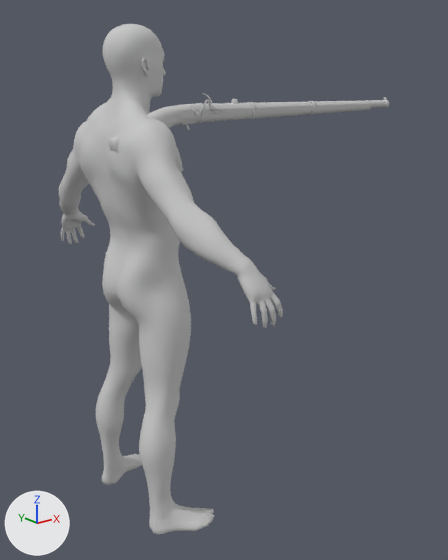
The FBX model Character/Animation/ZWM/Shoot/Gun/Anim_Gun_Fire.FBX: old version first, new version second.
Camera for both pictures: a camera (50 mm lens) standing at (-1.14, -1.88, 1.61) and looking at (0.41, 0.06, 0.84). Arrows for +X, +Y and +Z are at lower left; the lights stay in place. Where no turn or scale is listed for an object, it has been applied to the vertices.

The first picture shows 'Gun', 'Male_Body', 'Male_Foot', 'Male_Hand', 'Male_Head', 'Male_Leg'.
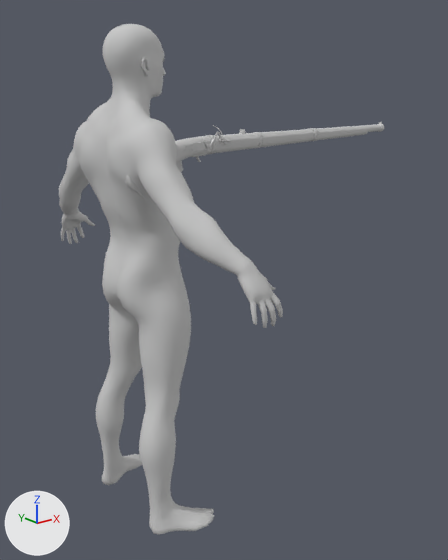
Changed parts and their boxes [x1, y1, x2, y2] in the pictures (448 x 560 px):
'Gun', moved, turned
    before: [108, 93, 389, 154]
    after: [124, 122, 384, 199]

The edits, one by one:
Object 'Gun' (ob_gun) moves from (0.116, -0.107, 1.486) to (0.137, -0.138, 1.38).
Object 'Gun' (ob_gun) turns from (0, 0, 0) to (1.3, -0.1, 3.4) degrees about x, y and z.
